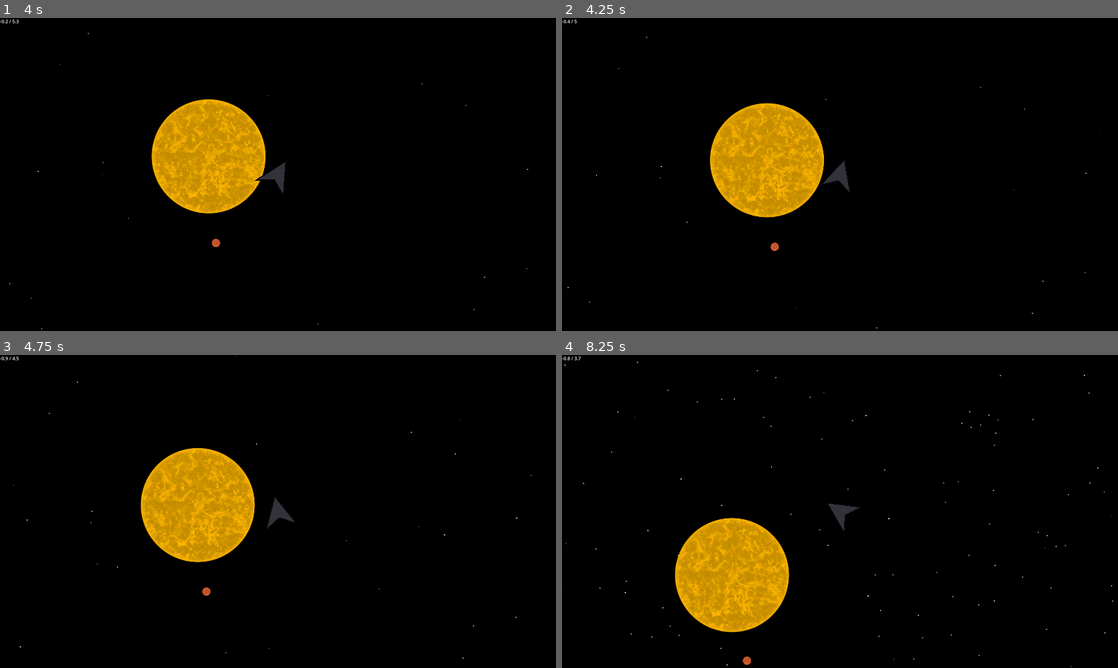
Above: before the commit, frames 1-4 (two rows, left to right).
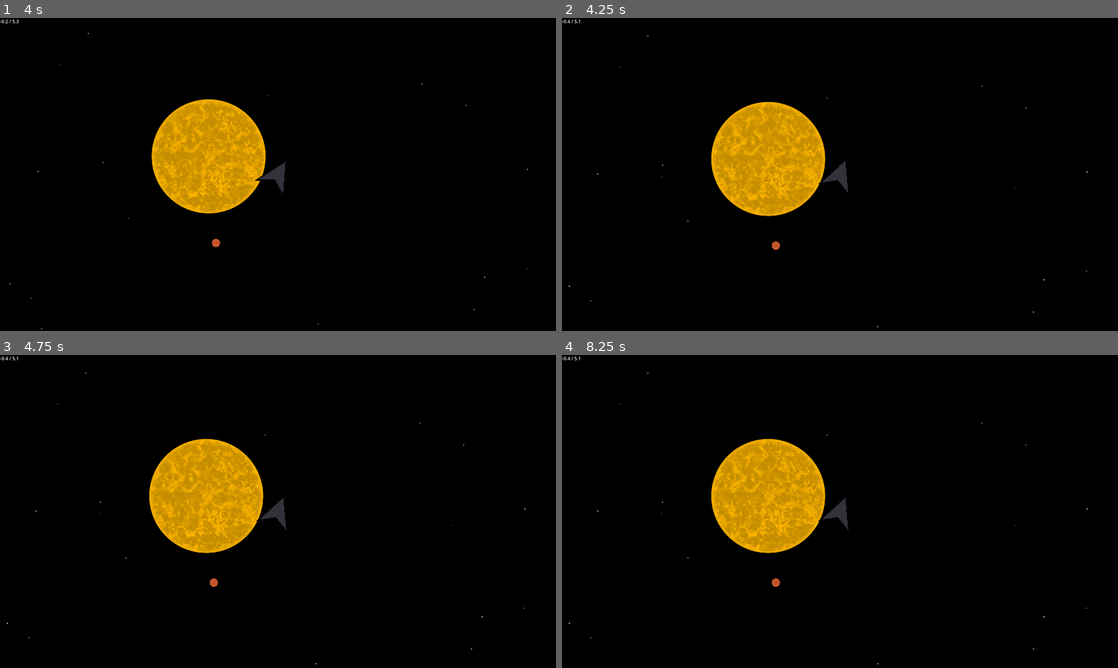
Above: after the commit, the same moments.

Repository: crhexa/starskipp
Game: Godot game, scene res://game/system.tscn
The game is run twice, just before and just after one commit, with the same random seed, the same clock (stepped at 60 frames per second) and the same inputs.
Inputs:
- Up to frame 1 (4 s): tap Enter at 0.5 s; hold D (turn_right) 0.53-1.28 s; hold S (deccelerate) 0.53-1.28 s; hold A (turn_left) 1.28-2.03 s; tap S (deccelerate) at 1.35, 2.85 s; hold D (turn_right) 2.03-2.78 s; hold S (deccelerate) 2.03-2.78 s; hold W (accelerate) 2.78-3.53 s; hold A (turn_left) from 3.53 s (still down); hold S (deccelerate) from 3.53 s (still down)
- Up to frame 2 (4.25 s): keep holding A (turn_left); keep holding S (deccelerate); tap Space (toggle_pause, bound only after the commit) at 4.15 s
- Up to frame 3 (4.75 s): keep holding A (turn_left); release S (deccelerate) at 4.28 s; tap S (deccelerate) at 4.35 s
- Up to frame 4 (8.25 s): hold S (deccelerate) 5.03-5.78 s; release A (turn_left) at 5.78 s; hold D (turn_right) 5.78-6.53 s; tap S (deccelerate) at 5.85, 7.35 s; hold W (accelerate) 6.53-7.28 s; hold S (deccelerate) 6.53-7.28 s; hold D (turn_right) 7.28-8.03 s; hold A (turn_left) from 8.03 s (still down); hold S (deccelerate) from 8.03 s (still down)

Frame 1 is identical in both runs. In frame 2, 1.3% of the frame differs, in the area x 1-97%, y 0-100%; in frame 3, 3.6%; in frame 4, 11%, in the area x 0-100%, y 0-100%.

Commit message:
Added starting code for time control and pausing

Diff:
--- a/game/body.tscn
+++ b/game/body.tscn
@@ -6,6 +6,7 @@
 [sub_resource type="CircleShape2D" id="CircleShape2D_22bbx"]
 
 [node name="Body" type="Area2D"]
+process_mode = 1
 script = ExtResource("1_x0toa")
 
 [node name="CollisionShape2D" type="CollisionShape2D" parent="."]
--- /dev/null
+++ b/game/global/TimeController.gd
@@ -0,0 +1,13 @@
+extends Node
+
+
+var time = 0
+var timescale = 1
+
+# Called every frame. 'delta' is the elapsed time since the previous frame.
+func _process(delta):
+	time += delta * timescale
+
+
+func pause():
+	timescale = 0
--- a/game/player.tscn
+++ b/game/player.tscn
@@ -39,6 +39,7 @@
 color_ramp = SubResource("GradientTexture1D_l1feo")
 
 [node name="Player" type="Area2D"]
+process_mode = 1
 script = ExtResource("1_i6txu")
 
 [node name="AnimatedSprite2D" type="AnimatedSprite2D" parent="."]
--- a/game/star.tscn
+++ b/game/star.tscn
@@ -6,6 +6,7 @@
 [sub_resource type="CircleShape2D" id="CircleShape2D_g78qh"]
 
 [node name="Star" type="Area2D"]
+process_mode = 1
 script = ExtResource("1_7ar3c")
 
 [node name="CollisionShape2D" type="CollisionShape2D" parent="."]
--- a/game/system.gd
+++ b/game/system.gd
@@ -59,3 +59,9 @@
 	var player = player_prototype.instantiate()
 	add_child(player)
 	player.start(player_position)
+
+
+func _process(_delta):
+
+	if Input.is_action_just_pressed("toggle_pause"):
+		get_tree().paused = not get_tree().paused
--- a/game/system.tscn
+++ b/game/system.tscn
@@ -1,6 +1,7 @@
 [gd_scene load_steps=2 format=3 uid="uid://bvn42dkbc7qvg"]
 
-[ext_resource type="Script" path="res://game/system.gd" id="1_j1at4"]
+[ext_resource type="Script" path="res://game/System.gd" id="1_p21j8"]
 
 [node name="System" type="Node"]
-script = ExtResource("1_j1at4")
+process_mode = 3
+script = ExtResource("1_p21j8")
--- a/project.godot
+++ b/project.godot
@@ -14,6 +14,10 @@
 run/main_scene="res://game/system.tscn"
 config/features=PackedStringArray("4.1", "Forward Plus")
 config/icon="res://icon.svg"
+
+[autoload]
+
+TimeController="*res://game/global/TimeController.gd"
 
 [display]
 
@@ -46,6 +50,11 @@
 "events": [Object(InputEventKey,"resource_local_to_scene":false,"resource_name":"","device":-1,"window_id":0,"alt_pressed":false,"shift_pressed":false,"ctrl_pressed":false,"meta_pressed":false,"pressed":false,"keycode":0,"physical_keycode":83,"key_label":0,"unicode":115,"echo":false,"script":null)
 ]
 }
+toggle_pause={
+"deadzone": 0.5,
+"events": [Object(InputEventKey,"resource_local_to_scene":false,"resource_name":"","device":-1,"window_id":0,"alt_pressed":false,"shift_pressed":false,"ctrl_pressed":false,"meta_pressed":false,"pressed":false,"keycode":0,"physical_keycode":32,"key_label":0,"unicode":32,"echo":false,"script":null)
+]
+}
 
 [rendering]
 
